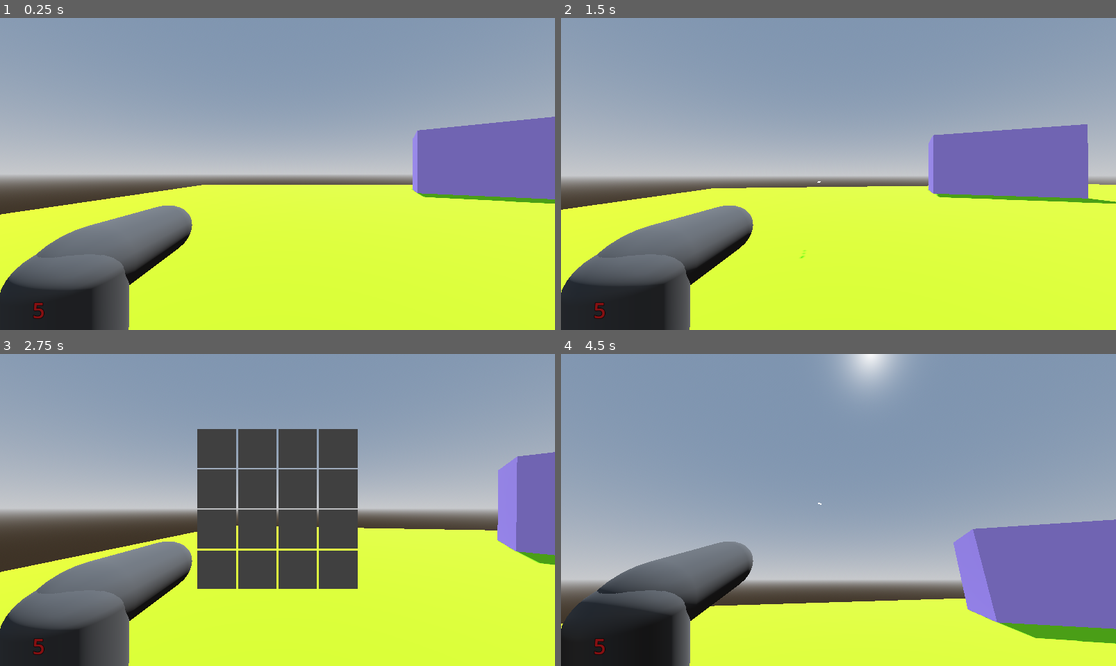
Above: before the commit, frames 1-4 (two rows, left to right).
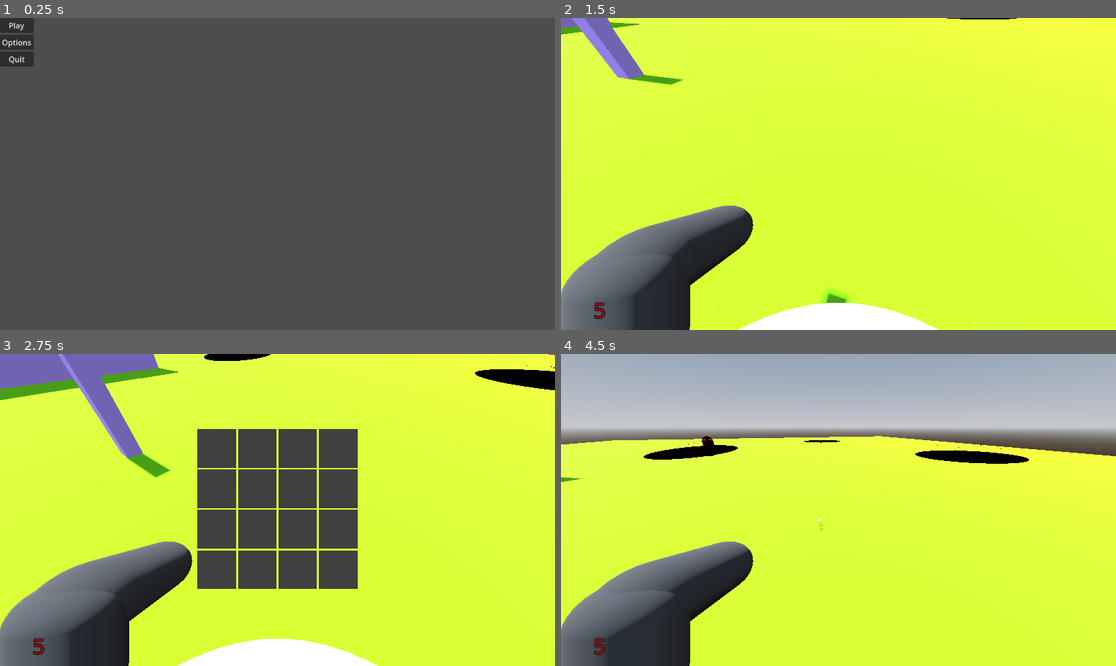
Above: after the commit, the same moments.

Repository: covmoore/potions_and_arsenals
Game: Godot game, scene res://scenes/MainMenu.tscn
The game is run twice, just before and just after one commit, with the same random seed, the same clock (stepped at 60 frames per second) and the same inputs. Before the commit the project starts from res://scenes/Level1.tscn.
Inputs (mouse positions are in pixels of both pictures, inside the frame that each line leads up to):
- Up to frame 1 (0.25 s): no input
- Up to frame 2 (1.5 s): click (577, 24) at 0.5 s, where only the run after the commit has a clickable "Play"; tap Enter at 1.25 s; move the mouse to (866, 174) at 1.27 s; hold W (move_forward) from 1.28 s (still down); click (866, 174) at 1.35 s
- Up to frame 3 (2.75 s): keep holding W (move_forward); tap Space (jump) at 1.52, 2.27 s; move the mouse to (249, 510) at 2.02 s; tap V at 2.1 s; click (249, 510) at 2.17 s
- Up to frame 4 (4.5 s): tap Space (jump) at 2.75, 3.77 s; move the mouse to (894, 441) at 2.77 s; release W (move_forward) at 2.78 s; hold D (move_right) 2.78-3.53 s; click (894, 441) at 2.85 s; tap Enter at 3.5 s; move the mouse to (810, 572) at 3.52 s; hold W (move_forward) from 3.53 s (still down); tap V at 3.6 s; click (810, 572) at 3.67 s; move the mouse to (877, 513) at 4.27 s; click (877, 513) at 4.35 s

The runs differ from the first frame. In frame 1, 97% of the frame differs, in the area x 0-100%, y 0-100%; in frame 2, 64%; in frame 3, 58%; in frame 4, 83%.

Commit message:
fixed play again bug and enemy spawning bug

Diff:
--- a/Alchemy/AlchemyItemManager.gd
+++ b/Alchemy/AlchemyItemManager.gd
@@ -3,7 +3,7 @@
 
 var rngTree
 @onready var alchemy_data = {}
-var drop_probability = .20
+var drop_probability = .10
 var last_item_bound = 0
 const RNG_RANGE = 1000.00
 var world_instance = null
@@ -80,7 +80,7 @@
 		random_idx = rng.randf_range(1, last_item_bound)
 	random_idx = rng.randf_range(1, RNG_RANGE)
 	var item = rngTree.searchItem(random_idx).name
-	print("RNG Number %4.2f got %s" % [random_idx, item])
+	#print("RNG Number %4.2f got %s" % [random_idx, item])
 	return alchemy_data[item]
 
 func populate_rng_tree(data):
--- a/UI/PlayerUI.gd
+++ b/UI/PlayerUI.gd
@@ -39,13 +39,11 @@
 				player.current_state = player.PLAYER_STATE.ACTIVE
 				Input.set_mouse_mode(Input.MOUSE_MODE_CAPTURED)
 
-
 func _on_world_player_created(player_path):
 	player = get_node(player_path)
 	player.connect("player_hit", _on_player_player_hit)
 	player.connect("player_died", _on_player_player_died)
 	player.connect("player_healed", _on_player_player_healed)
 
-
 func _on_try_again_pressed():
 	get_tree().reload_current_scene()
--- a/project.godot
+++ b/project.godot
@@ -11,7 +11,7 @@
 [application]
 
 config/name="potions_and_arsenals"
-run/main_scene="res://scenes/Level1.tscn"
+run/main_scene="res://scenes/MainMenu.tscn"
 config/features=PackedStringArray("4.2", "Forward Plus")
 config/icon="res://icon.svg"
 <<<<<<<HEADconfig/name="potions_and_arsenals"
--- a/scenes/Level1.tscn
+++ b/scenes/Level1.tscn
@@ -258,6 +258,40 @@
 theme_override_font_sizes/font_size = 19
 text = "Become a quitter"
 
+[node name="crossHair" type="Node" parent="PlayerUI/CanvasLayer"]
+
+[node name="Panel" type="Panel" parent="PlayerUI/CanvasLayer/crossHair"]
+visible = false
+anchors_preset = -1
+anchor_left = 0.5
+anchor_top = 0.5
+anchor_right = 0.5
+anchor_bottom = 0.531
+offset_left = -3.0
+offset_top = -5.0
+offset_right = 4.0
+offset_bottom = 4.91199
+grow_horizontal = 2
+grow_vertical = 2
+mouse_filter = 2
+
+[node name="Panel2" type="Panel" parent="PlayerUI/CanvasLayer/crossHair"]
+visible = false
+anchors_preset = -1
+anchor_left = 0.5
+anchor_top = 0.5
+anchor_right = 0.5
+anchor_bottom = 0.531
+offset_left = -3.0
+offset_top = -4.0
+offset_right = 4.0
+offset_bottom = 5.91199
+grow_horizontal = 2
+grow_vertical = 2
+rotation = 1.57079
+pivot_offset = Vector2(3.54877, 14.5907)
+mouse_filter = 2
+
 [node name="enemy_spawn_areas" type="Node3D" parent="."]
 
 [node name="EnemySpawnArea" parent="enemy_spawn_areas" instance=ExtResource("5_1qsfv")]
@@ -270,3 +304,5 @@
 transform = Transform3D(-1.85856, 0, -3.542, 0, 2.1, 0, 3.542, 0, -1.85856, 23.8161, 0.0880904, 10.7286)
 
 [connection signal="player_created" from="." to="PlayerUI" method="_on_world_player_created"]
+[connection signal="pressed" from="PlayerUI/CanvasLayer/tryAgain" to="." method="_on_try_again_pressed"]
+[connection signal="pressed" from="PlayerUI/CanvasLayer/tryAgain" to="PlayerUI" method="_on_try_again_pressed"]
--- a/scenes/world.gd
+++ b/scenes/world.gd
@@ -64,7 +64,7 @@
 
 		if enemy_count <= ENEMY_NUM_TRIGGER && enemy_spawn_state == SPAWN_STATE.NO_SPAWN:
 			if delay_created == false:
-				spawn_delay = rng.randi_range(0.5, 2)
+				spawn_delay = rng.randf_range(1, 3)
 				delay_created = true
 			enemy_spawn_state = SPAWN_STATE.SPAWN
 		if enemy_spawn_state == SPAWN_STATE.SPAWN && delay_created == true:
